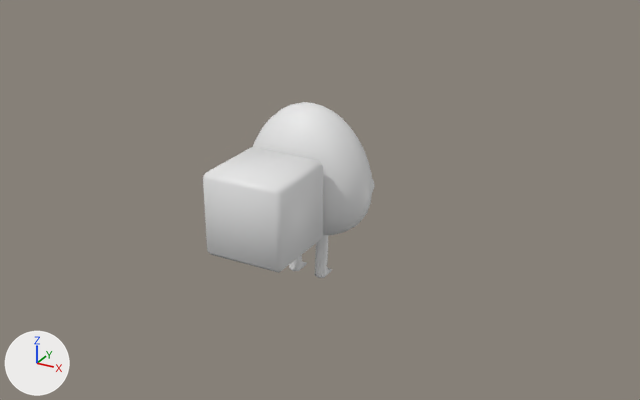
Before and after pictures for a commit that changed the Blender file CommunityCourier/Assets/_CommunityCourier/Entities/Player/Models/PlayerBodies.blend.
Before and after are seen from a camera (50 mm lens) standing at (9.83, -17.12, 9.11) and looking at (0.57, -0.29, 0.69). The axes (+X, +Y, +Z) are drawn at lower left. The lights are the same throughout. The first picture is the older version.

Names of what the first picture shows: 'Bag_Cube', 'Body_Egg', 'LegL_Basic', 'LegR_Basic'.
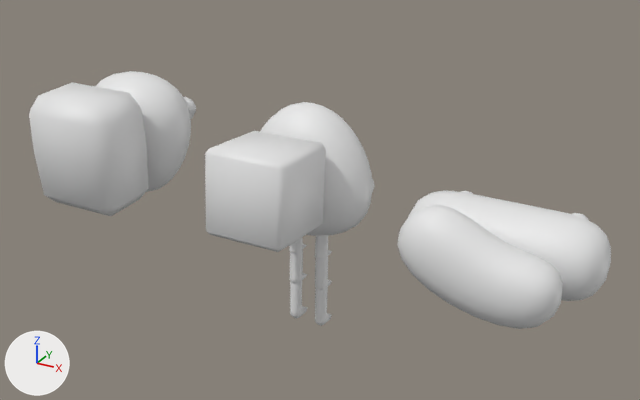
Changed parts and their boxes [x1, y1, x2, y2] in the pictures (640 x 400 px):
'Bag_Cube', moved, turned: before [203, 147, 323, 273]; after [205, 131, 326, 252]
'Bag_BIG', added: after [29, 83, 149, 216]
'Bag_Bean', added: after [397, 205, 563, 329]
'Body_Sosig', added: after [408, 190, 611, 301]
'Body_Torso', added: after [95, 71, 191, 192]
'LegL_Basic', moved: before [315, 235, 332, 278]; after [315, 237, 332, 290]
'LegR_Long', added: after [290, 238, 307, 319]
'LegL_Long', added: after [315, 247, 332, 326]
'LegR_Basic', reshaped, moved: before [289, 255, 307, 271]; after [289, 238, 307, 283]
'EyeR_Angry', added: after [184, 97, 196, 119]
'EyeR_Brow', added (mostly hidden): after [572, 213, 589, 220]
'EyeL_Brow', added (mostly hidden): after [461, 191, 473, 194]

The change, as a list of edits to the scene's bpy script:
```text
Change me_plane_001:
    remove me_plane_001.from_pydata(...)  # 82 vertices, 80 faces; spans x -0.159..0.15, y -0.211..0.364, z -1.213..0.265
    add me_plane_001.from_pydata(...)  # 82 vertices, 80 faces; spans x -0.159..0.15, y -0.211..0.364, z -2.064..-0.131
    me_plane_001 part 1: the whole mesh is multiplied about its middle by the matrix ((1.0, 0.0, 0.0), (0.0, 1.0, 0.0), (0.0, 0.0, 1.308)), then moved by (0.0, 0.0, -0.624)
Change ob_bag_cube:
    ob_bag_cube.location: (0.0, -0.81, 0.97) -> (0.0, -0.75, 1.32)
    ob_bag_cube.rotation_euler: (0.0, 0.0, 0.0) -> (-0.079, 0.0, 0.0)  # degrees (0, 0, 0) -> degrees (-4.5, 0, 0)
Change ob_legr_basic:
    ob_legr_basic.location: (-0.36, 0.18, -0.42) -> (-0.36, 0.18, 0.08)
Change ob_legl_basic:
    ob_legl_basic.location: (0.34, 0.18, -0.42) -> (0.34, 0.18, 0.08)
Add ob_bag_bean:
    ob_bag_bean = bpy.data.objects.new('Bag_Bean', me_cube_005)  # 162 vertices, 160 faces; spans x -1.84..1.65, y -1.38..0.07, z -1.14..1.1
    ob_bag_bean.location = (5.0, -0.83, 0.58)
    ob_bag_bean.rotation_euler = (-0.0708, 0.0, 0.0)  # degrees (-4.1, 0, 0)
Add ob_eyer_brow:
    ob_eyer_brow = bpy.data.objects.new('EyeR_Brow', me_icosphere_006)  # 68 vertices, 118 faces; spans x -0.284..0.297, y -0.299..0.299, z -0.299..0.619; in mat_altcolor (white #e7e7e7), mat_maincolor (white #e7e7e7)
    ob_eyer_brow.location = (6.3, 0.9, 0.48)
    ob_eyer_brow.rotation_euler = (0.0612, 0.0, 0.0)  # degrees (3.5, 0, 0)
    ob_eyer_brow.scale = (-1.0, 1.0, 1.0)
Add ob_eyel_brow:
    ob_eyel_brow = bpy.data.objects.new('EyeL_Brow', me_icosphere_006.copy())
    ob_eyel_brow.location = (3.7, 0.9, 0.48)
    ob_eyel_brow.rotation_euler = (0.0612, 0.0, 0.0)  # degrees (3.5, 0, 0)
Add ob_body_sosig:
    ob_body_sosig = bpy.data.objects.new('Body_Sosig', me_cube_004)  # 16 vertices, 14 faces; spans x -2.37..2.37, y -1.0..1.0, z -1.0..1.0; modifiers SUBSURF
    ob_body_sosig.location = (5.0, 0.0, 0.48)
Add ob_bag_big:
    ob_bag_big = bpy.data.objects.new('Bag_BIG', me_cube_003)  # 32 vertices, 34 faces; spans x -1.28..1.28, y -1.9..0.0, z -1.4..1.43
    ob_bag_big.location = (-5.0, -0.9, 1.51)
    ob_bag_big.rotation_euler = (0.0366, 0.0, 0.0)  # degrees (2.1, 0, 0)
Add ob_eyer_angry:
    ob_eyer_angry = bpy.data.objects.new('EyeR_Angry', me_icosphere_002)  # 52 vertices, 90 faces; spans x -0.332..0.332, y -0.326..0.332, z -0.326..0.336; in mat_altcolor (white #e7e7e7), mat_maincolor (white #e7e7e7)
    ob_eyer_angry.location = (-4.07, 0.71, 1.92)
Add ob_body_torso:
    ob_body_torso = bpy.data.objects.new('Body_Torso', me_cube_002)  # 386 vertices, 384 faces; spans x -1.48..1.48, y -1.02..1.02, z -0.3..2.95
    ob_body_torso.location = (-5.0, 0.0, 0.0)
Add ob_legl_long:
    ob_legl_long = bpy.data.objects.new('LegL_Long', me_plane_010)  # 82 vertices, 80 faces; spans x -0.13..0.18, y -0.21..0.36, z -3.11..-0.2
    ob_legl_long.location = (0.34, 0.18, 0.08)
Add ob_legr_long:
    ob_legr_long = bpy.data.objects.new('LegR_Long', me_plane_009)  # 82 vertices, 80 faces; spans x -0.16..0.15, y -0.21..0.36, z -3.11..-0.2
    ob_legr_long.location = (-0.36, 0.18, 0.08)
```
